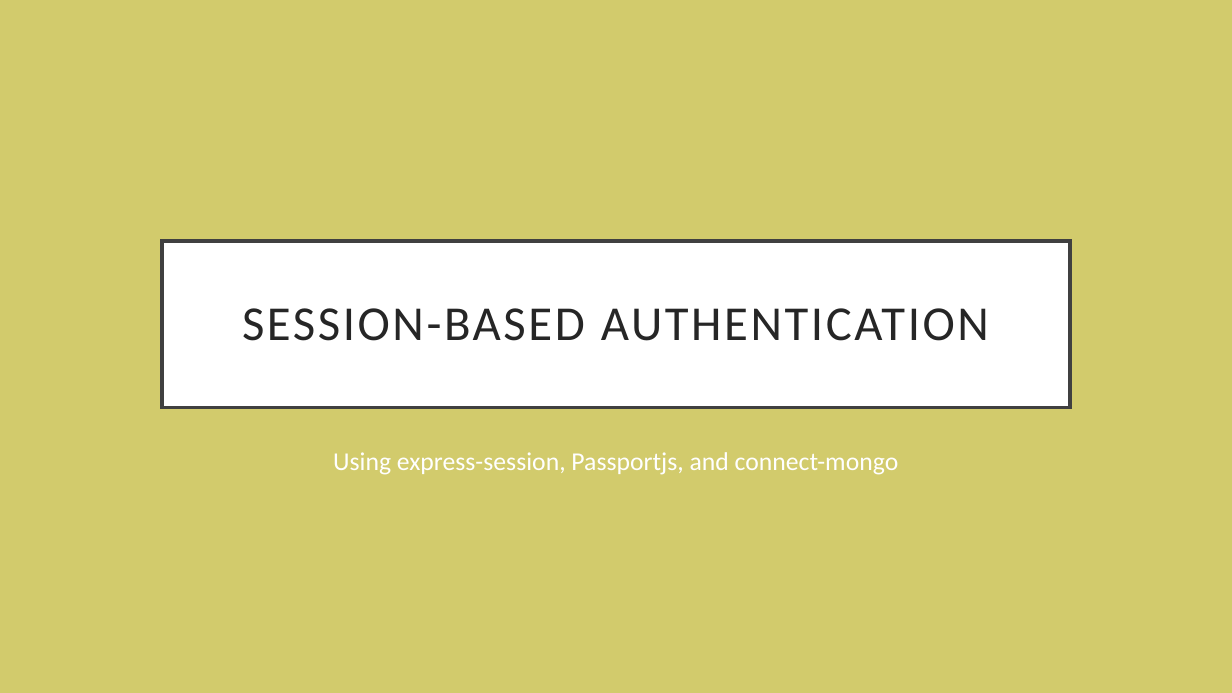
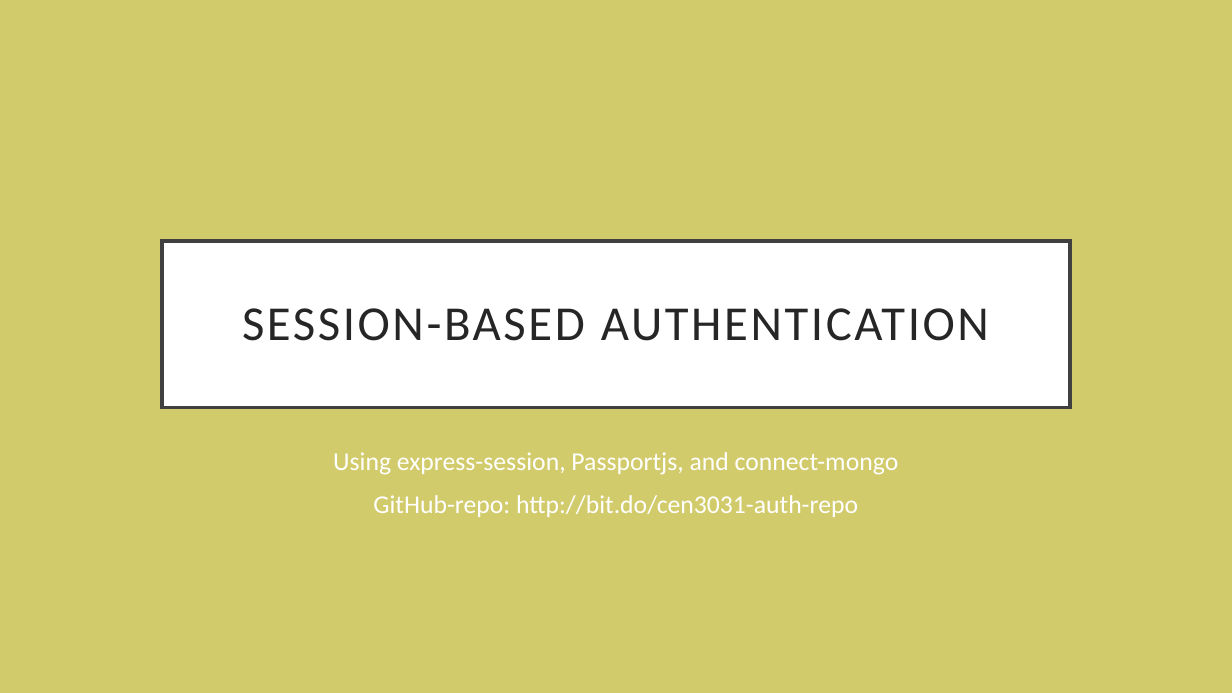
Before and after one commit to Bryant1-Dev/CEN3031-presentation, a slide deck: slide 1 of Session-based authentication.pptx. Drawn at 1232x693 pixels with LibreOffice and Linux fonts; fonts in the diff are those of the drawing. Boxes give left, top, right and bottom in pixels: in the first picture for what was removed or moved away, otherwise in the second. Text is boxed around its words. In the diff, an @@ line names an element or a change of style, - is before the commit and + after.

```diff
--- a/Session-based authentication.pptx
+++ b/Session-based authentication.pptx
@@ subtitle at (373,495,858,517): paragraph added @@
+GitHub-repo: http://bit.do/cen3031-auth-repo
```
Also in this commit, not shown: 1 other slide changed.
